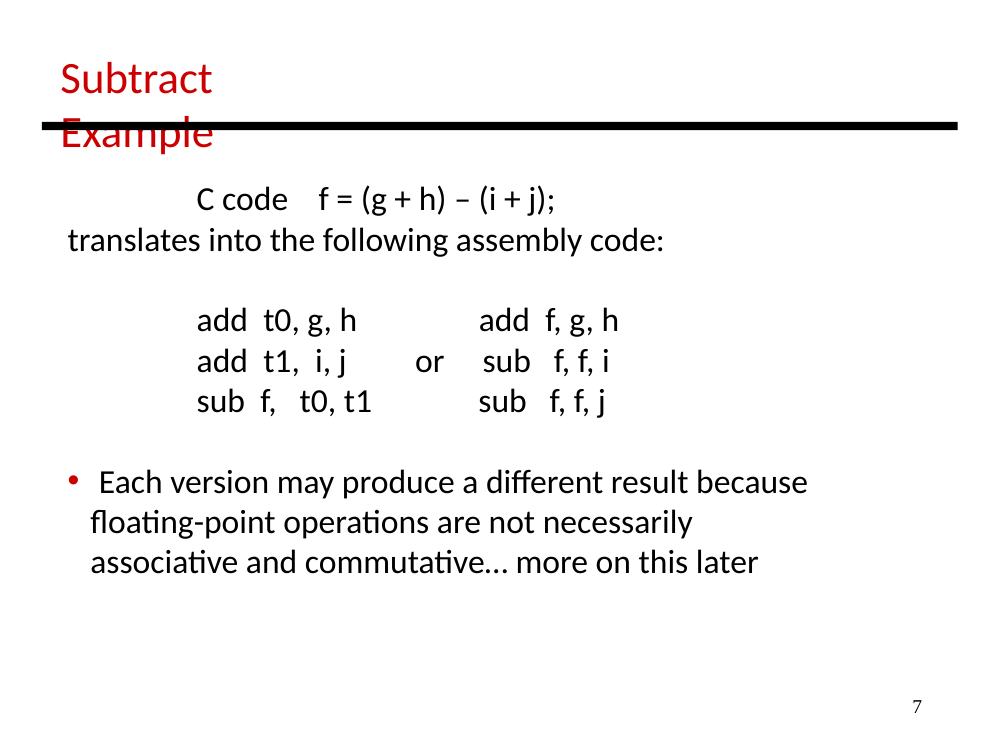
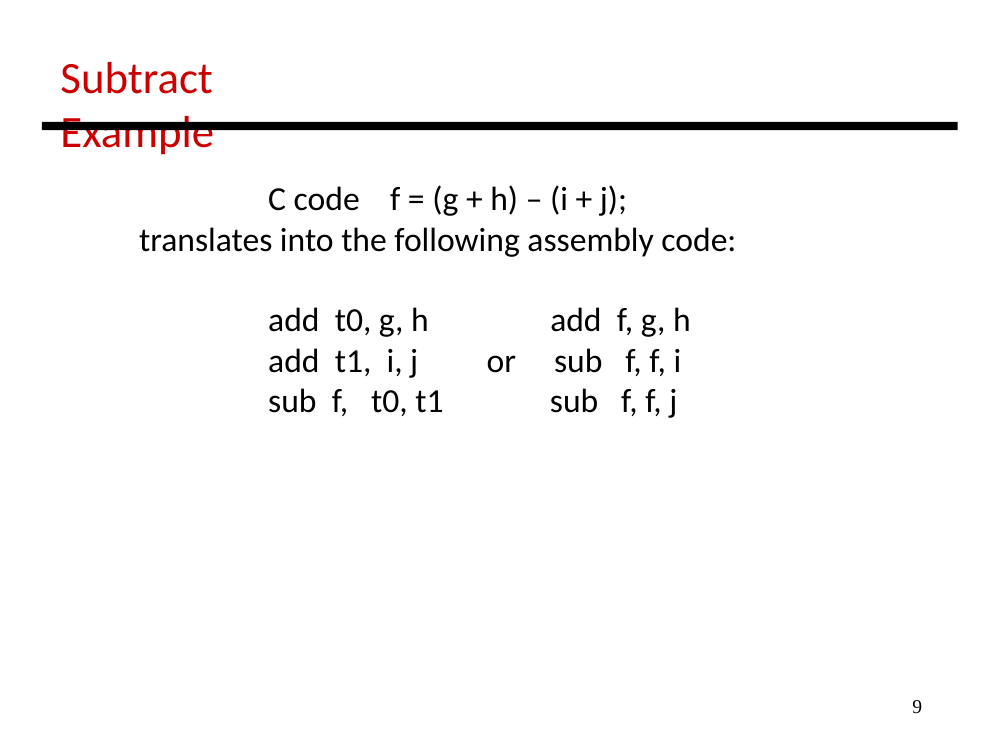
Before and after one commit to antonburtsev/cs3810, a slide deck: slide 9 of lectures/lecture04-mips/lecture-04-mips.odp (slide 7 before the commit). Drawn at 1008x756 pixels with LibreOffice and Linux fonts; fonts in the diff are those of the drawing. Boxes give left, top, right and bottom in pixels: in the first picture for what was removed or moved away, otherwise in the second. Text is boxed around its words. In the diff, an @@ line names an element or a change of style, - is before the commit and + after.

```diff
--- a/lectures/lecture04-mips/lecture-04-mips.odp
+++ b/lectures/lecture04-mips/lecture-04-mips.odp
@@ text "C code f = (g ...": place and size @@
-text "C code f = (g ..." at (68, 185, 808, 574)
+text "C code f = (g ..." at (139, 185, 736, 418)
@@ text at (90, 469, 808, 574): paragraphs removed @@
-• Each version may produce a different result because
-floating-point operations are not necessarily
-associative and commutative… more on this later
@@ page number at (912, 700, 922, 714): text changed @@
-7
+9
```
Also in this commit, not shown: 2 other slides changed, 9 slides added, 1 slide removed, 1 other file.
